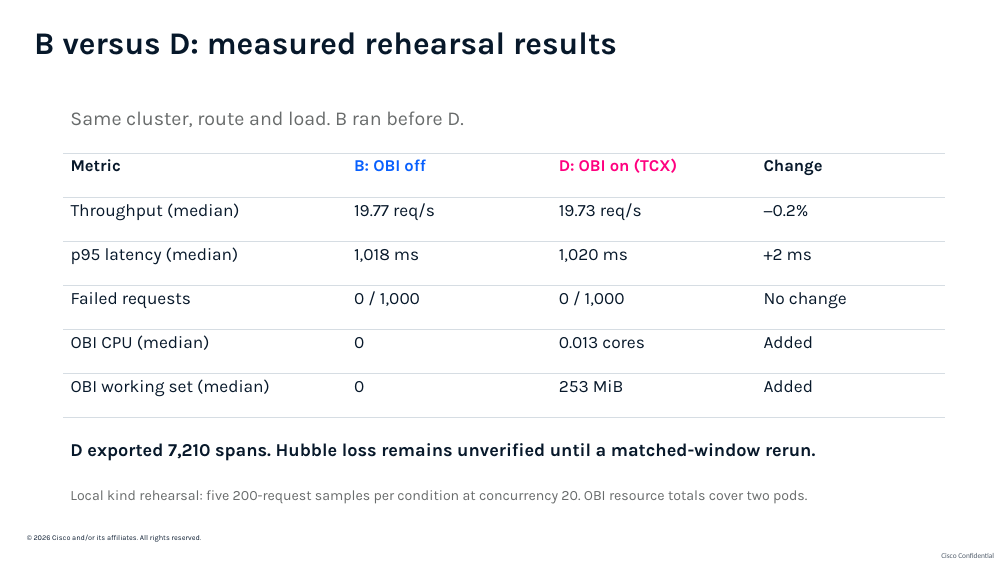
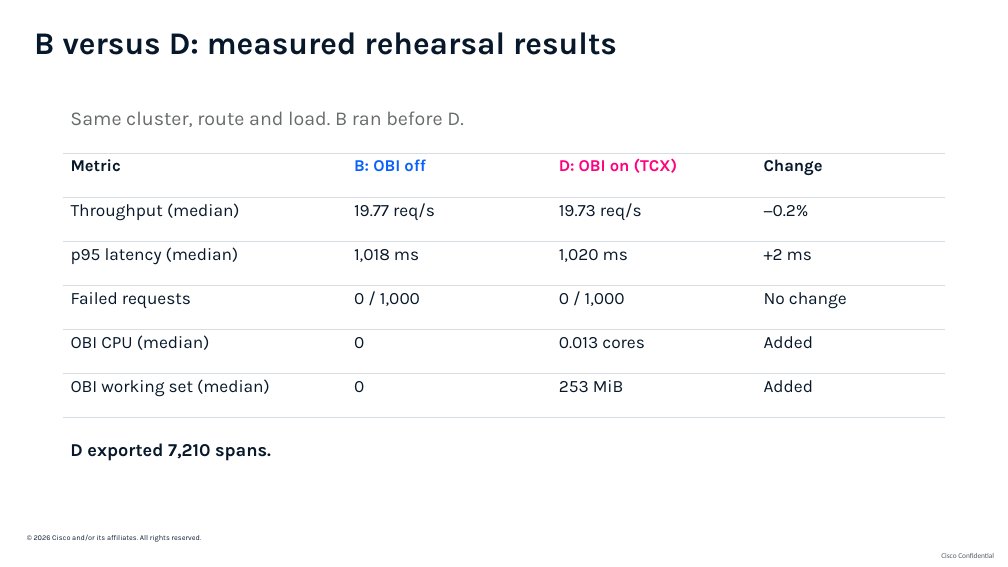
Before and after one commit to ajimenez1503/cilium-obi-demo, a slide deck: slide 26 of slides/cilium-obi-session-deck-latest.pptx. Drawn at 1008x567 pixels with LibreOffice and Linux fonts; fonts in the diff are those of the drawing; background and template pictures are left out. Boxes give left, top, right and bottom in pixels: in the first picture for what was removed or moved away, otherwise in the second. Text is boxed around its words. In the diff, an @@ line names an element or a change of style, - is before the commit and + after.

```diff
--- a/slides/cilium-obi-session-deck-latest.pptx
+++ b/slides/cilium-obi-session-deck-latest.pptx
@@ text at (70, 443, 271, 461): text changed @@
-D exported 7,210 spans. Hubble loss remains unverified until a matched-window rerun.
+D exported 7,210 spans.
@@ text removed at (70, 490, 807, 504) @@
-Local kind rehearsal: five 200-request samples per condition at concurrency 20. OBI resource totals cover two pods.
```
Also in this commit, not shown: 7 other slides changed, 1 slide added, 1 slide removed.
